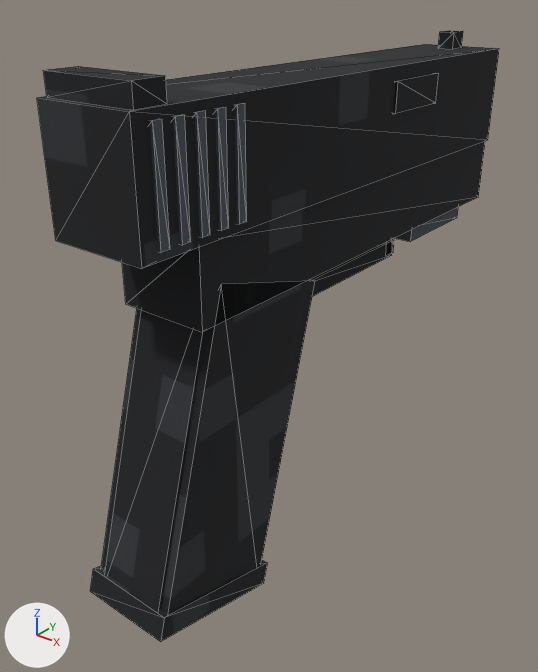
The glTF model assets/models/guns/stinger.glb, before and after one commit.
Rendered twice from a camera (50 mm lens) standing at (0.14, -0.203, 0.055) and looking at (-0.01, -0.016, -0.061). Every picture has the same lights, and +X, +Y and +Z are marked at lower left. The older version comes first. Mesh edges are drawn as thin lines. Vertices at exactly the same position are counted once.

In view in the first picture: 'Body', 'Mag'.
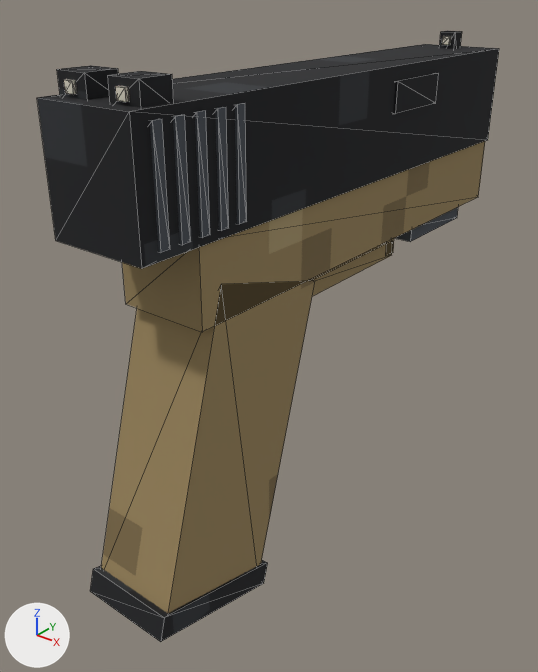
Location of each change, [x1, y1, x2, y2] in pixels of the pictures (538 x 672 px):
```json
{"part": 1, "of": "me_body", "change": "added", "after": [57, 66, 119, 100]}
{"part": 2, "of": "me_body", "change": "added", "after": [108, 71, 174, 108]}
{"part": 3, "of": "me_body", "change": "added", "after": [439, 31, 462, 49]}
{"part": 4, "of": "me_body", "change": "added", "after": [64, 79, 77, 94]}
{"part": 5, "of": "me_body", "change": "added", "after": [115, 86, 129, 102]}
{"part": 6, "of": "me_body", "change": "added", "after": [442, 36, 451, 45]}
{"part": 7, "of": "me_body", "change": "deleted", "before": [43, 66, 167, 110]}
{"part": 8, "of": "me_body", "change": "deleted", "before": [438, 31, 463, 49]}
{"part": 9, "of": "me_body", "change": "deleted", "before": [105, 310, 205, 610]}
{"part": 10, "of": "me_body", "change": "recoloured", "before": [122, 141, 485, 332], "after": [122, 141, 485, 332], "on screen": "black to brown"}
{"part": 11, "of": "me_body", "change": "recoloured", "before": [101, 279, 315, 613], "after": [101, 279, 315, 613], "on screen": "black to brown"}
```

Edits to the scene script, one JSON object a line:
```json
{"op": "add", "block": "img_gun_dot", "code": ["img_gun_dot = load_image('gun_dot', '_unpacked/gun_dot', 32, 32, 'sRGB')"]}
{"op": "add", "block": "img_gun_tan", "code": ["img_gun_tan = load_image('gun_tan', '_unpacked/gun_tan', 32, 32, 'sRGB')"]}
{"op": "add", "block": "mat_gun_dot", "code": ["mat_gun_dot = principled_material('gun_dot')", "mat_gun_dot.texture = img_gun_dot", "mat_gun_dot.roughness = 1.0"]}
{"op": "add", "block": "mat_gun_tan", "code": ["mat_gun_tan = principled_material('gun_tan')", "mat_gun_tan.texture = img_gun_tan", "mat_gun_tan.roughness = 1.0"]}
{"block": "me_body", "where": "# used by ob_body; location = (0.0, 0.0, 0.0)"}
{"op": "remove", "block": "me_body", "code": "me_body.from_pydata(...)  # 136 vertices, 204 faces; spans x -0.017..0.017, y -0.097..0.098, z -0.133..0.036"}
{"op": "add", "block": "me_body", "code": "me_body.from_pydata(...)  # 160 vertices, 240 faces; spans x -0.017..0.017, y -0.096..0.098, z -0.132..0.036"}
{"block": "me_body", "change": "me_body part 1: a new loose piece, a box spanning x -0.014..-0.004, y -0.09..-0.08, z 0.0285..0.0355, in mat_gun_black (picture img_gun_black)"}
{"block": "me_body", "change": "me_body part 2: a new loose piece, a box spanning x 0.004..0.014, y -0.09..-0.08, z 0.0285..0.0355, in mat_gun_black (picture img_gun_black)"}
{"block": "me_body", "change": "me_body part 3: a new loose piece, a box spanning x -0.003..0.003, y 0.082..0.088, z 0.0235..0.0355, in mat_gun_black (picture img_gun_black)"}
{"block": "me_body", "change": "me_body part 4: a new loose piece, a box spanning x -0.0105..-0.0075, y -0.091..-0.09, z 0.0305..0.0335, in mat_gun_dot (picture img_gun_dot)"}
{"block": "me_body", "change": "me_body part 5: a new loose piece, a box spanning x 0.0075..0.0105, y -0.091..-0.09, z 0.0305..0.0335, in mat_gun_dot (picture img_gun_dot)"}
{"block": "me_body", "change": "me_body part 6: a new loose piece, a box spanning x -0.0015..0.0015, y 0.081..0.082, z 0.031..0.034, in mat_gun_dot (picture img_gun_dot)"}
{"block": "me_body", "change": "me_body part 7: the loose piece of 8 vertices spanning x -0.015..0.015, y -0.093..-0.083, z 0.03..0.036 is deleted"}
{"block": "me_body", "change": "me_body part 8: the loose piece of 8 vertices spanning x -0.003..0.003, y 0.081..0.089, z 0.03..0.036 is deleted"}
{"block": "me_body", "change": "me_body part 9: the loose piece of 8 vertices spanning x -0.012..0.012, y -0.097..-0.023, z -0.133..-0.017 is deleted"}
{"block": "me_body", "change": "me_body part 10: 36 faces spanning x -0.015..0.015, y -0.075..0.095, z -0.043..-0.004 switch from mat_gun_black (picture img_gun_black) to mat_gun_tan (picture img_gun_tan)"}
{"block": "me_body", "change": "me_body part 11: 12 faces spanning x -0.015..0.015, y -0.096..-0.024, z -0.132..-0.018 switch from mat_gun_stipple (picture img_gun_stipple) to mat_gun_tan (picture img_gun_tan)"}
{"op": "add", "block": "me_body", "code": "me_body.materials.append(mat_gun_dot)  # picture img_gun_dot"}
```
